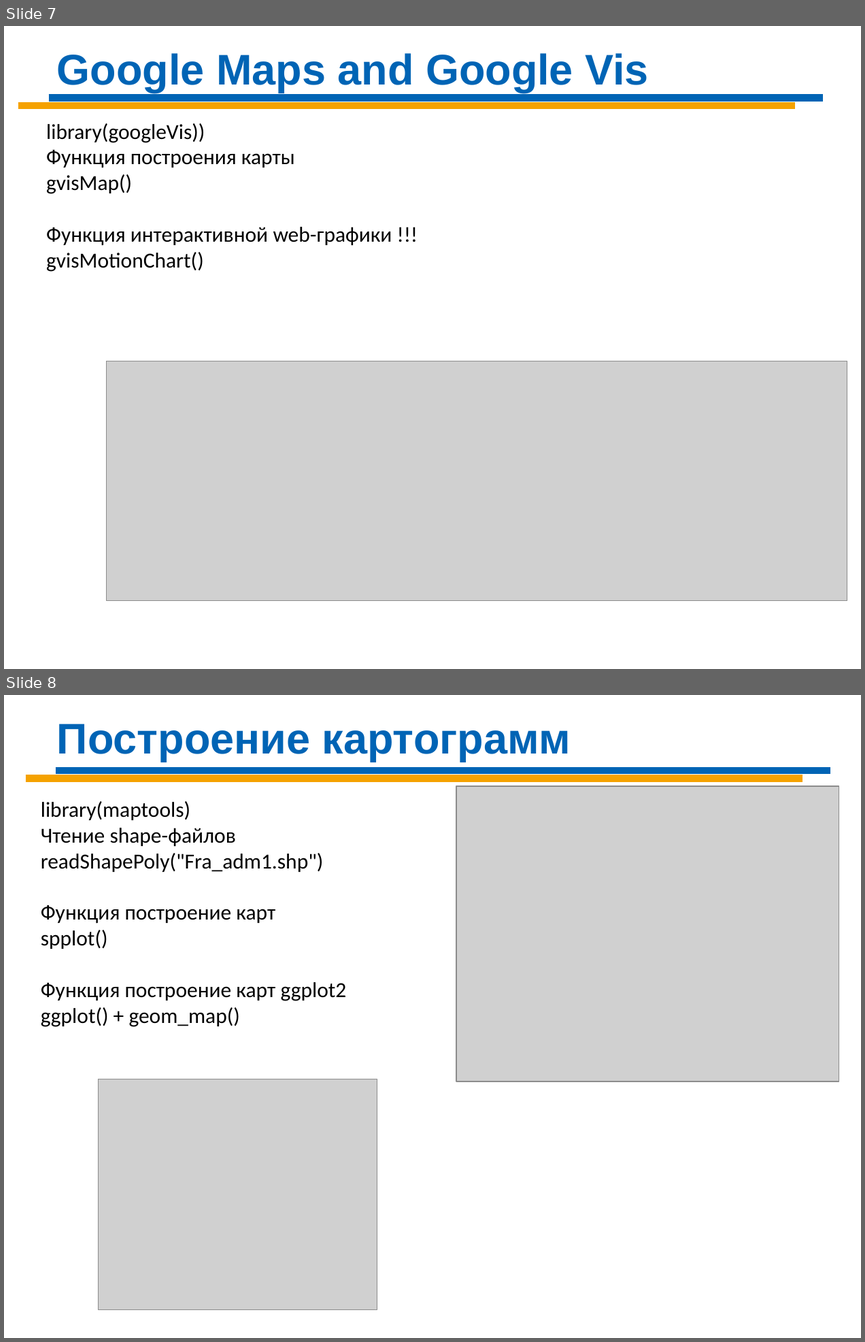
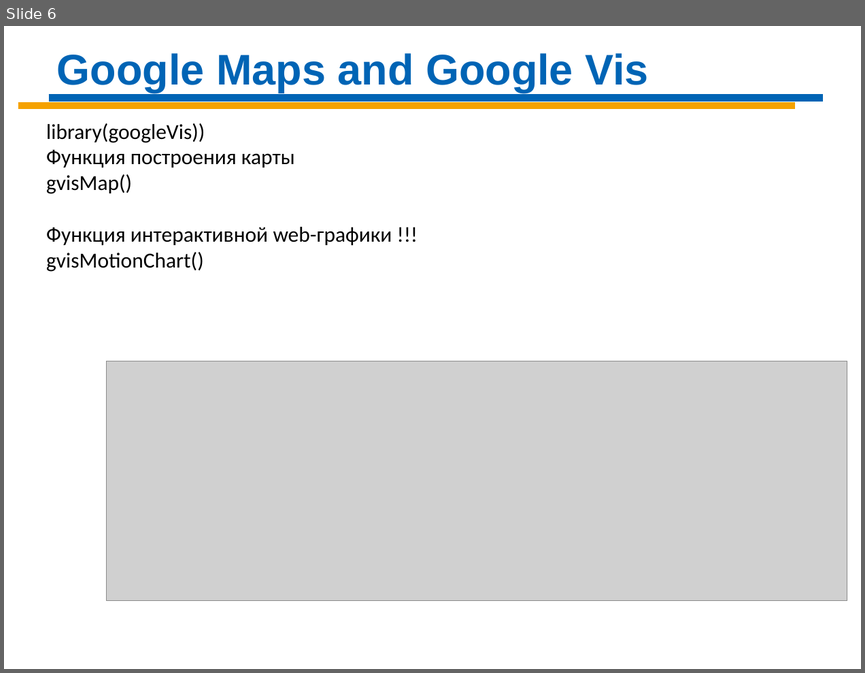
Before and after one commit to Demolis/Infopulse, a slide deck: Data Science/DS-Day-09 R.pptx. Shown one above the other, each under a label of ours: slides 7 and 8 before the commit, slide 6 after it. The pictures are 865x1342 and 865x673 pixels, drawn with LibreOffice and Linux fonts; fonts in the diff are those of the drawing; grey boxes stand for pictures. Boxes give left, top, right and bottom in pixels: in the first picture for what was removed or moved away, otherwise in the second. Text is boxed around its words. In the diff, an @@ line names an element or a change of style, - is before the commit and + after.

```diff
--- a/Data Science/DS-Day-09 R.pptx
+++ b/Data Science/DS-Day-09 R.pptx
@@ slide 8 removed at [4, 695, 861, 1338], background #FFFFFF @@
@@ text removed at [57, 724, 570, 762] @@
-Построение картограмм
@@ line removed from (56, 770) to (830, 770) @@
@@ line removed from (26, 778) to (802, 778) @@
@@ picture removed at [456, 786, 838, 1081] @@
@@ text removed at [41, 801, 347, 1027] @@
-library(maptools)
-Чтение shape-файлов
-readShapePoly("Fra_adm1.shp")
-Функция построение карт
-spplot()
-Функция построение карт ggplot2
-ggplot() + geom_map()
@@ picture removed at [99, 1079, 377, 1309] @@
@@ what was slide 7 is now slide 6 @@
```
Also in this commit, not shown: 1 other slide removed, 1 other file.
